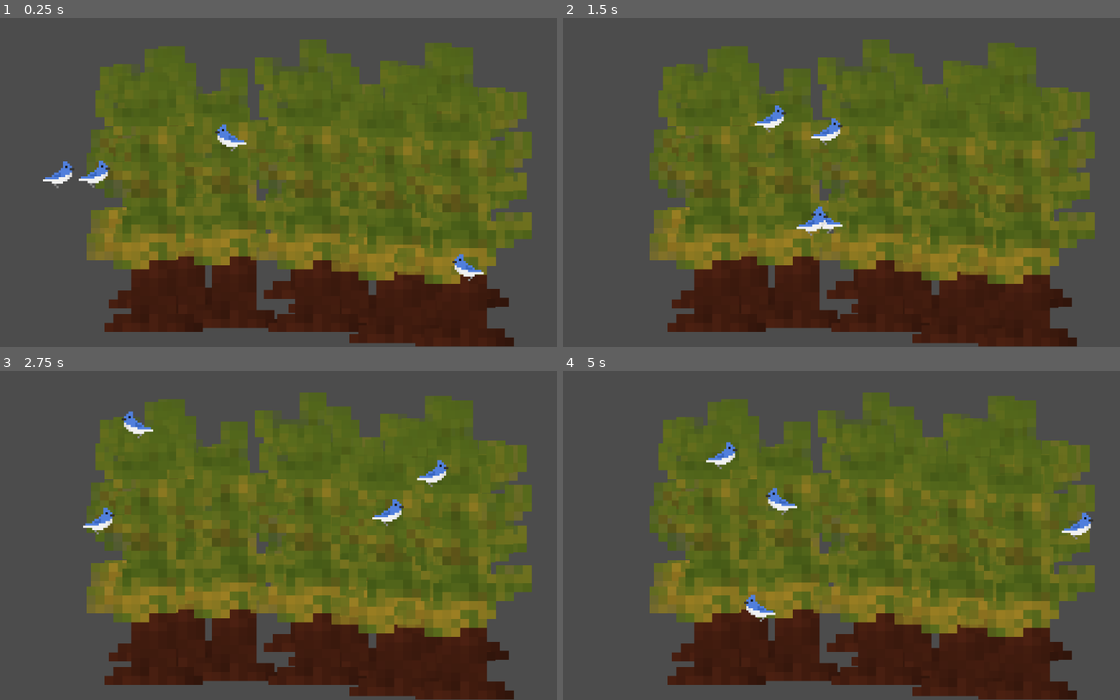
Above: before the commit, frames 1-4 (two rows, left to right).
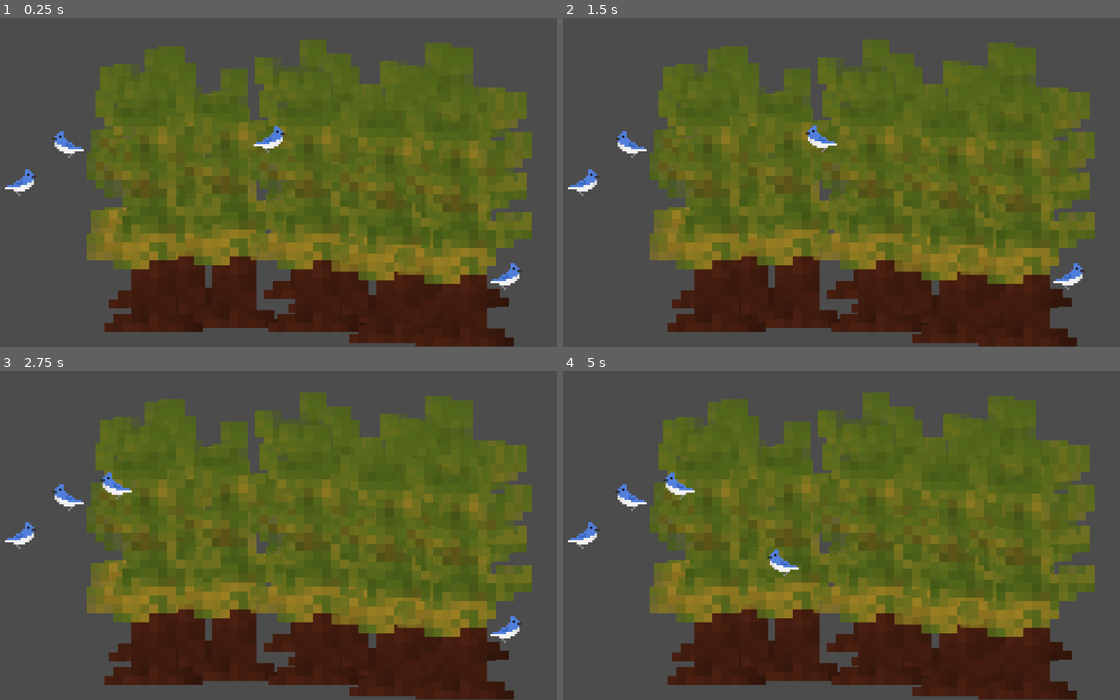
Above: after the commit, the same moments.

Repository: arctair/bird-photography-game
Game: Godot game, scene res://main.tscn
The game is run twice, just before and just after one commit, with the same random seed, the same clock (stepped at 60 frames per second) and the same inputs.
Inputs:
- Up to frame 1 (0.25 s): no input
- Up to frame 2 (1.5 s): no input
- Up to frame 3 (2.75 s): no input
- Up to frame 4 (5 s): no input

The runs differ from the first frame. In frame 1, 1.5% of the frame differs, in the area x 0-94%, y 32-83%; in frame 2, 1.4%; in frame 3, 1.5%; in frame 4, 1.6%, in the area x 0-96%, y 21-77%.

Commit message:
birds rest after flying

Diff:
--- a/Bluejay.tscn
+++ b/Bluejay.tscn
@@ -7,7 +7,8 @@
 
 
 var nextPosition : Vector2
-var speed = 300
+var speed := 300
+var restingDelay : float = 0
 
 func _ready():
 	position = randomPosition(self)
@@ -15,9 +16,14 @@
 	flip_h = randf() > 0.5
 
 func _process(delta):
+	if restingDelay > 0:
+		restingDelay -= delta
+		return
+
 	var nextMovement = (nextPosition - position).normalized() * delta * speed
 	if (nextPosition - position).length() <= nextMovement.length():
 		nextPosition = randomPosition(self)
+		restingDelay = randf() * 10
 	else:
 		position += nextMovement
 		flip_h = nextMovement.x >= 0
